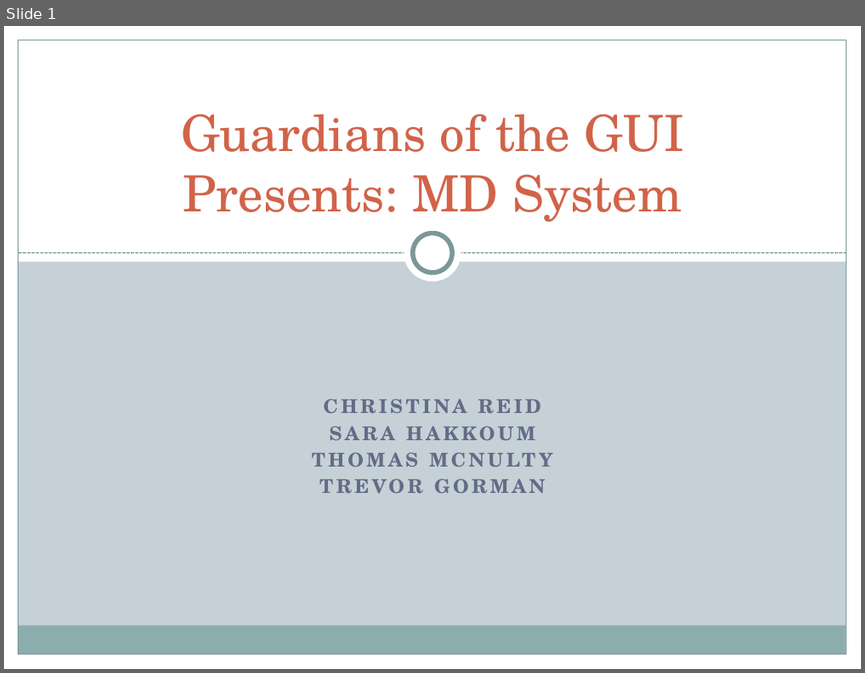
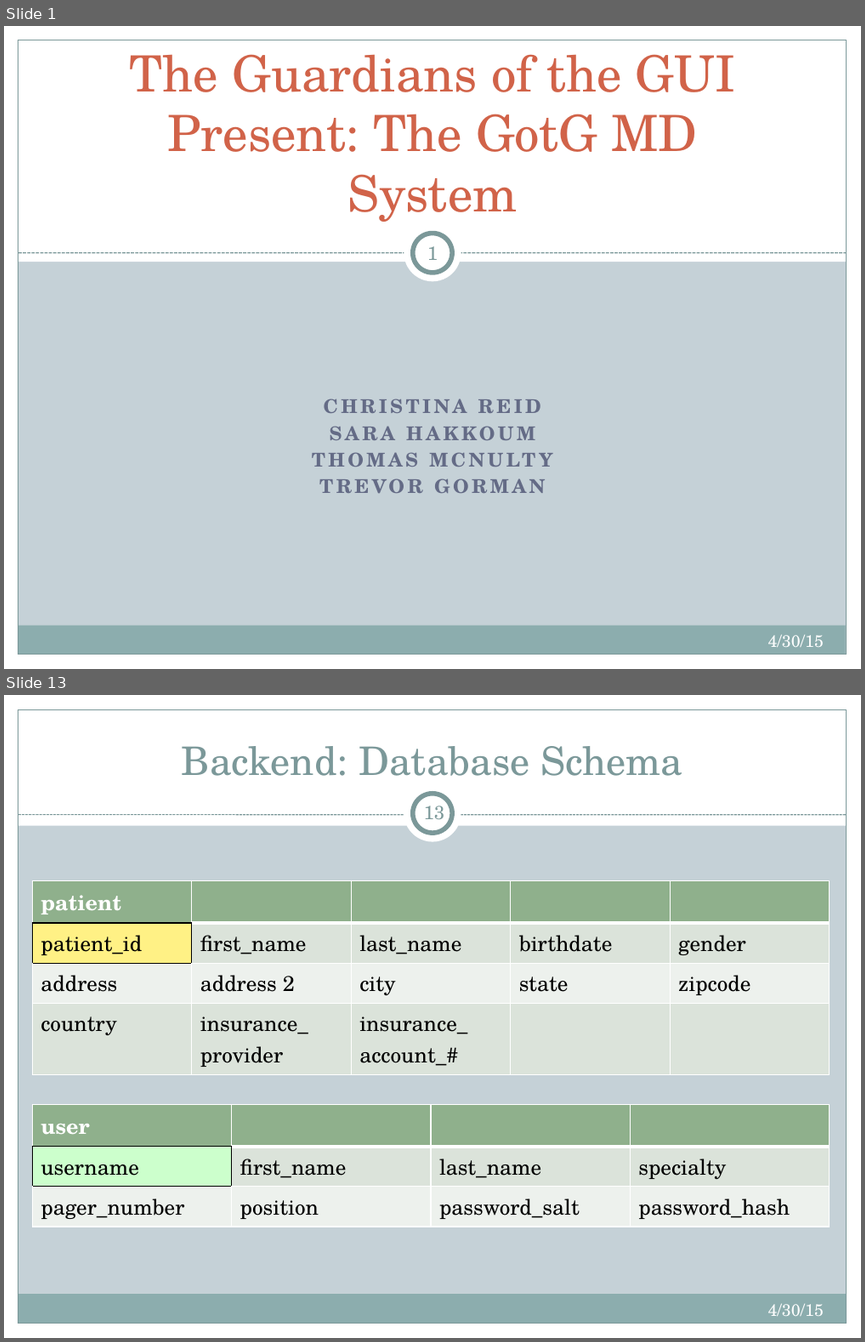
Before and after one commit to tmcnulty14/guardians-md, a slide deck: Guardians of the GUI MD System Presentation.pptx. Shown one above the other, each under a label of ours: slide 1 before the commit, slides 1 and 13 after it; the slides between them are not shown. The pictures are 865x673 and 865x1342 pixels, drawn with LibreOffice and Linux fonts; fonts in the diff are those of the drawing. Boxes give left, top, right and bottom in pixels: in the first picture for what was removed or moved away, otherwise in the second. Text is boxed around its words. In the diff, an @@ line names an element or a change of style, - is before the commit and + after.

```diff
--- a/Guardians of the GUI MD System Presentation.pptx
+++ b/Guardians of the GUI MD System Presentation.pptx
@@ slide 13 added at (4, 695, 861, 1338), background #C5D1D7; not listed: 5 template elements that a slide beside it also shows @@
@@ rectangle added at (4, 695, 861, 825), fill #FFFFFF @@
@@ title added at (182, 746, 682, 776), 33 pt, text #7C999A @@
+Backend: Database Schema
@@ ellipse added at (404, 785, 461, 842), fill #FFFFFF @@
@@ ellipse added at (413, 794, 452, 833), fill #FFFFFF, outline #7C999A 4 pt @@
@@ line added from (18, 815) to (846, 815), #7C999A 0.75 pt dashed @@
@@ page number added at (424, 800, 445, 819), 16 pt, text #7C999A @@
+13
@@ table added at (32, 881, 829, 1070), 4 rows, 5 columns @@
+patient |  |  |  | 
+patient_id | first_name | last_name | birthdate | gender
+address | address 2 | city | state | zipcode
+country | insurance_ provider | insurance_ account_# |  | 
@@ table added at (32, 1105, 831, 1222), 3 rows, 4 columns @@
+user |  |  | 
+username | first_name | last_name | specialty
+pager_number | position | password_salt | password_hash
@@ text added at (768, 1303, 823, 1315), 14 pt, text #FFFFFF @@
+4/30/15
@@ slide 1 changed as well @@
@@ title at (130, 54, 736, 222): text changed @@
-Guardians of the GUI
-Presents: MD System
+The Guardians of the GUI Present: The GotG MD System
@@ page number added at (427, 246, 438, 260), 16 pt, text #7C999A @@
+1
@@ text added at (768, 634, 823, 646), 14 pt, text #FFFFFF @@
+4/30/15
```
Also in this commit, not shown: 7 other slides changed, 18 other slides added, 1 other file.
